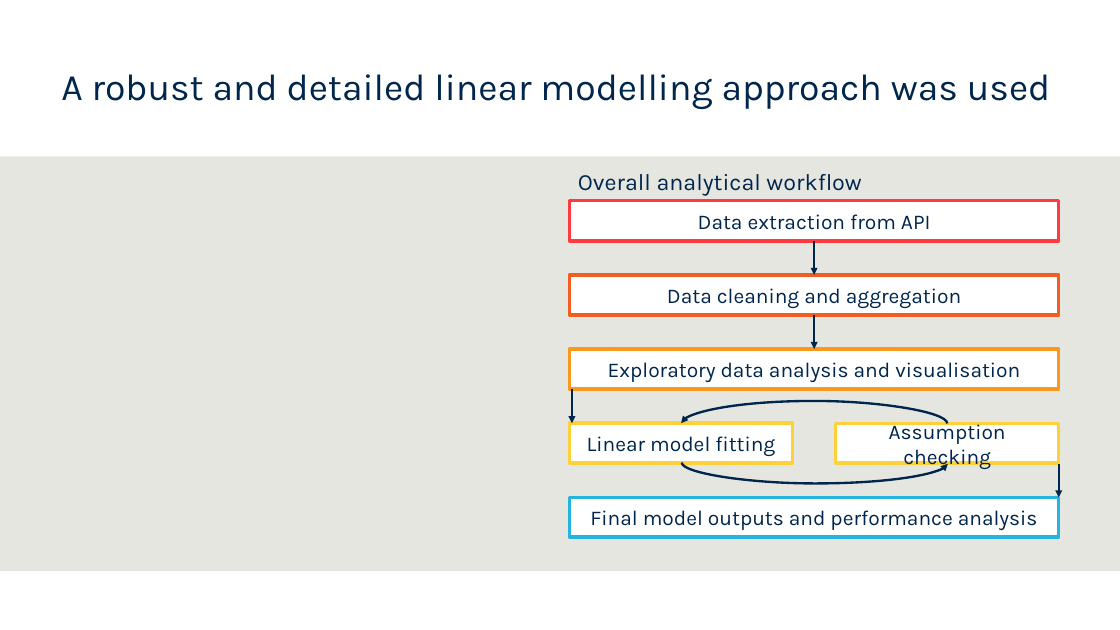
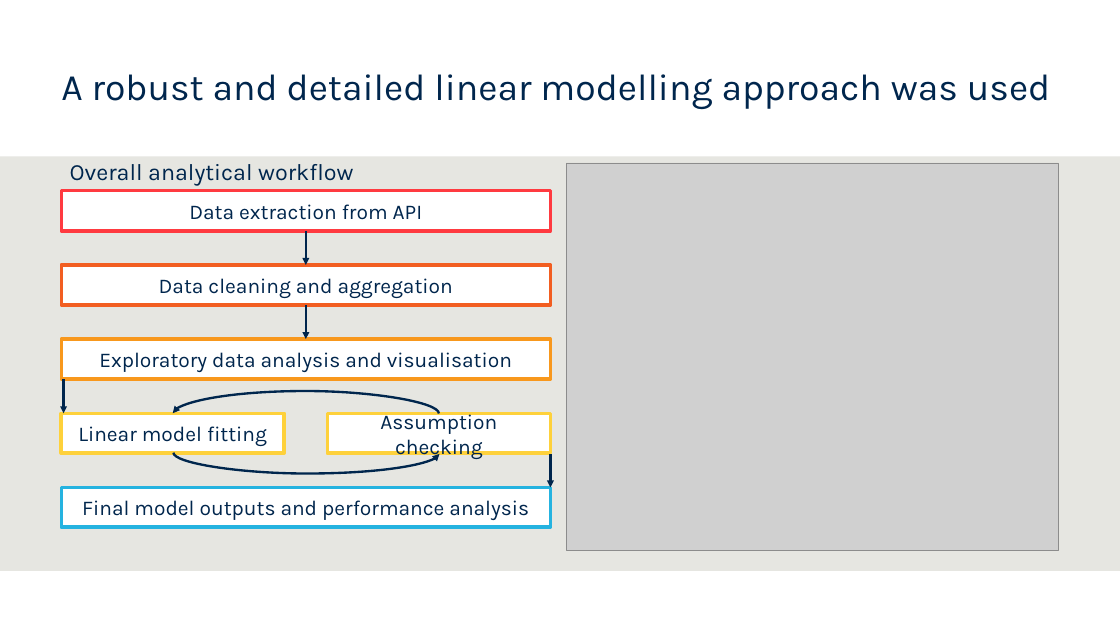
Before and after one commit to hendersontrent/phd-coursework, a slide deck: slide 5 of olet5608/OLET5608 Presentation.pptx. Drawn at 1120x630 pixels with LibreOffice and Linux fonts; fonts in the diff are those of the drawing; grey boxes stand for pictures; background and template pictures are left out. Boxes give left, top, right and bottom in pixels: in the first picture for what was removed or moved away, otherwise in the second. Text is boxed around its words. In the diff, an @@ line names an element or a change of style, - is before the commit and + after.

```diff
--- a/olet5608/OLET5608 Presentation.pptx
+++ b/olet5608/OLET5608 Presentation.pptx
@@ picture added at (x1=566, y1=163, x2=1059, y2=550) @@
@@ 6 rectangles, 4 arrows, 2 curved arrows, 1 text moved together from (x1=570, y1=174, x2=1059, y2=537) to (x1=61, y1=164, x2=550, y2=527) @@
```
Also in this commit, not shown: 1 other slide changed, 3 other files.
